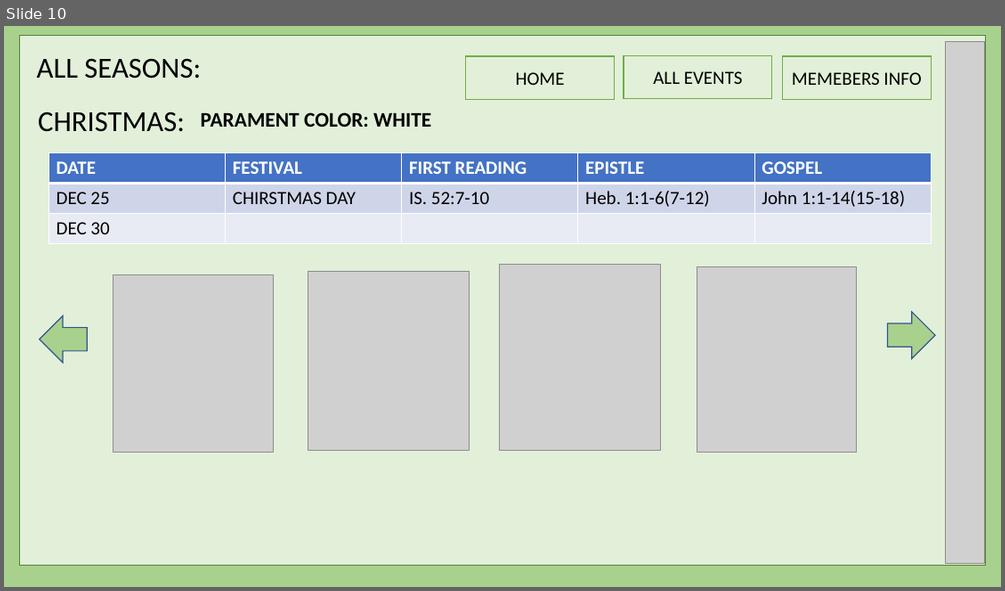
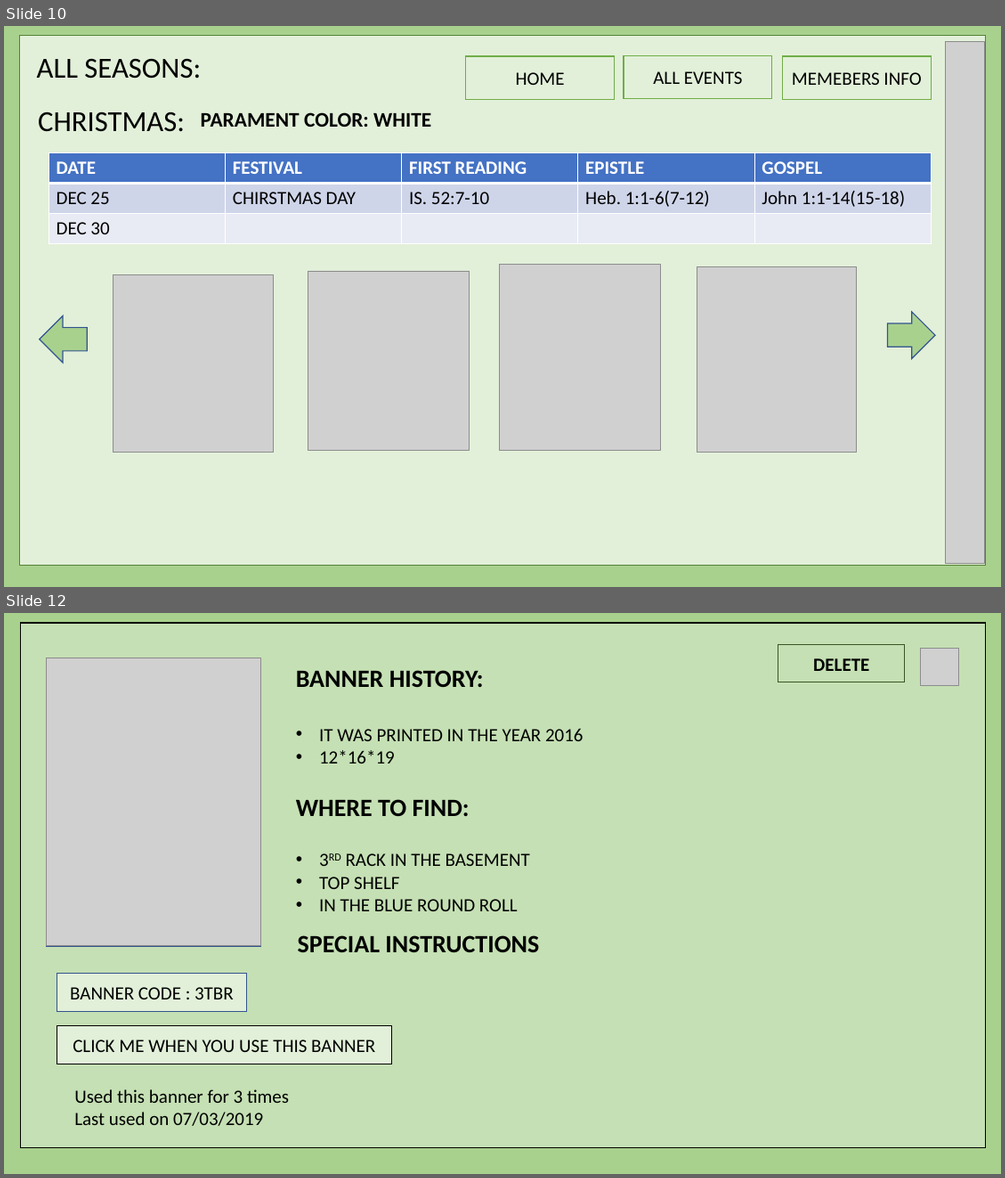
Before and after one commit to harishvavilala/Betterhappo, a slide deck: Powerpoints/BannerManagment.pptx. Shown one above the other, each under a label of ours: slide 10 before the commit, slides 10 and 12 after it; the slides between them are not shown. The pictures are 1005x591 and 1005x1178 pixels, drawn with LibreOffice and Linux fonts; fonts in the diff are those of the drawing; grey boxes stand for pictures. Boxes give left, top, right and bottom in pixels: in the first picture for what was removed or moved away, otherwise in the second. Text is boxed around its words. In the diff, an @@ line names an element or a change of style, - is before the commit and + after.

Commit message:
updated all pages navigation bar and banner info page

```diff
--- a/Powerpoints/BannerManagment.pptx
+++ b/Powerpoints/BannerManagment.pptx
@@ slide 12 added at [4,613,1001,1174], background #A9D18E @@
@@ rectangle added at [20,623,986,1148], fill #C5E0B4, outline #000000 1 pt @@
@@ rectangle added at [47,659,260,948], fill #FFFFFF, outline #325491 1 pt @@
@@ picture added at [47,657,260,946] @@
@@ rectangle added at [778,644,905,682], fill #C5E0B4, outline #385723 1 pt, 18 pt, text #000000, bold @@
+DELETE
@@ picture added at [921,648,959,686] @@
@@ text added at [296,670,484,687], 24 pt, text #000000, bold @@
+BANNER HISTORY:
@@ text added at [319,728,583,763], 18 pt, text #000000 @@
+• IT WAS PRINTED IN THE YEAR 2016
+• 12*16*19
@@ text added at [296,799,469,816], 24 pt, text #000000, bold @@
+WHERE TO FIND:
@@ text added at [319,853,530,911], 18 pt, text #000000 @@
+• 3RD RACK IN THE BASEMENT
+• TOP SHELF
+• IN THE BLUE ROUND ROLL
@@ text added at [298,935,539,953], 24 pt, text #000000, bold @@
+SPECIAL INSTRUCTIONS
@@ rectangle added at [57,973,247,1012], fill #E2F0D9, outline #325491 1 pt, 18 pt, text #000000 @@
+BANNER CODE : 3TBR
@@ rectangle added at [57,1026,392,1064], fill #E2F0D9, outline #000000 1 pt, 18 pt, text #000000 @@
+CLICK ME WHEN YOU USE THIS BANNER
@@ text added at [74,1089,289,1126], 18 pt, text #000000 @@
+Used this banner for 3 times
+Last used on 07/03/2019
```
Also in this commit, not shown: 3 slides changed.
